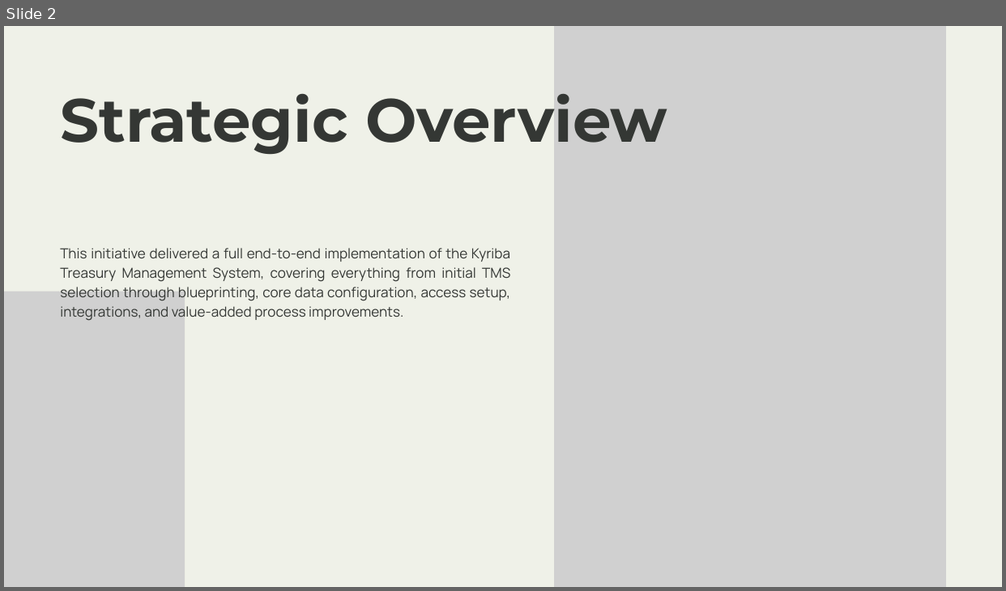
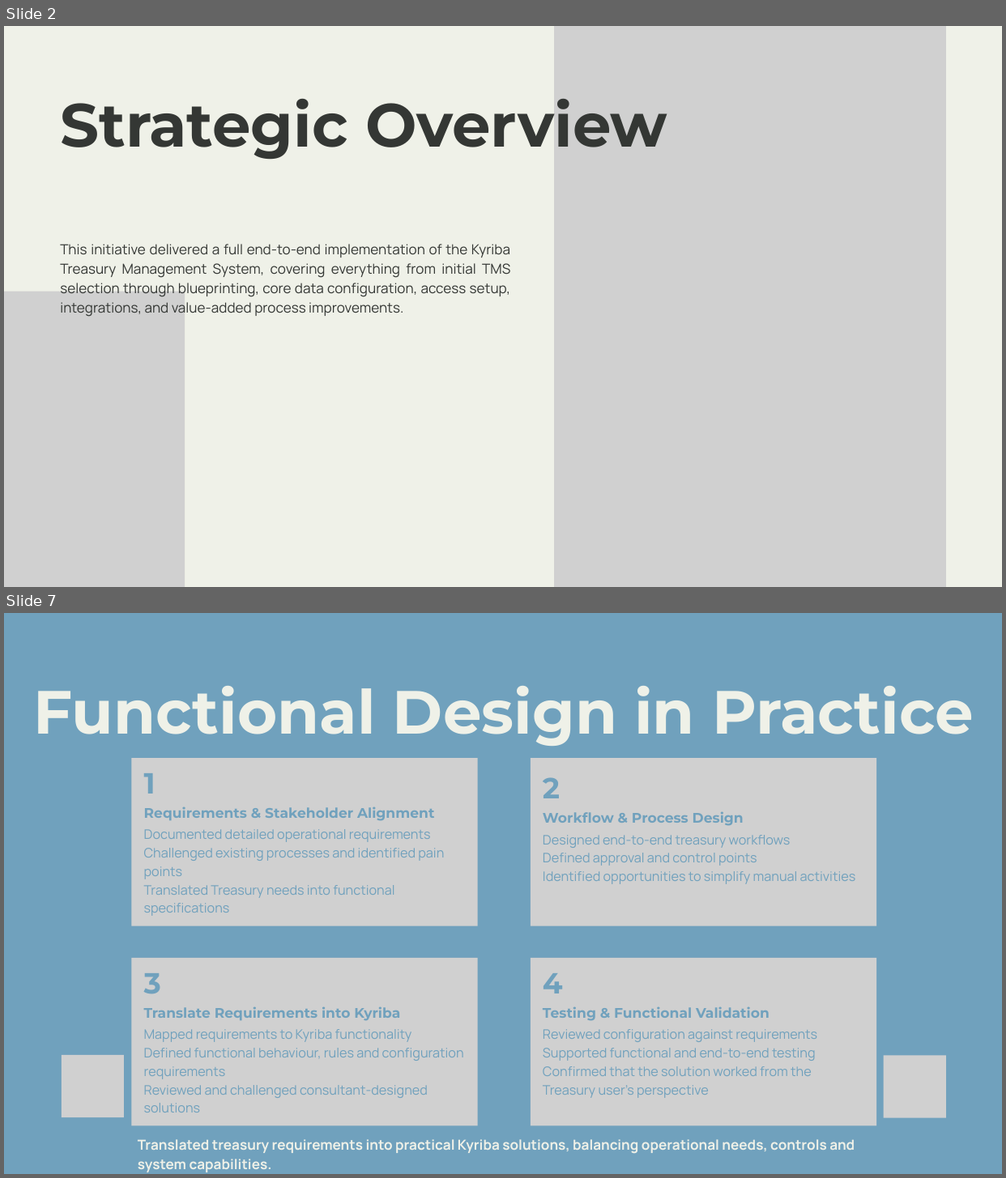
Before and after one commit to sgarciapuga/Work_Portfolio, a slide deck: kyriba-transformation/presentation/kyriba-transformation.pptx. Shown one above the other, each under a label of ours: slide 2 before the commit, slides 2 and 7 after it; the slides between them are not shown. The pictures are 1006x591 and 1006x1178 pixels, drawn with LibreOffice and Linux fonts; fonts in the diff are those of the drawing; grey boxes stand for pictures. Boxes give left, top, right and bottom in pixels: in the first picture for what was removed or moved away, otherwise in the second. Text is boxed around its words. In the diff, an @@ line names an element or a change of style, - is before the commit and + after.

Commit message:
Kyriba presentation

```diff
--- a/kyriba-transformation/presentation/kyriba-transformation.pptx
+++ b/kyriba-transformation/presentation/kyriba-transformation.pptx
@@ slide 7 added at <box>4,613,1002,1174</box>, background #70A1BD @@
@@ text added at <box>34,686,973,746</box>, 88 pt, text #EFF1E8, bold @@
+Functional Design in Practice
@@ picture added at <box>132,758,478,926</box> @@
@@ picture added at <box>530,758,876,926</box> @@
@@ text added at <box>144,773,155,794</box>, 42 pt, text #70A1BD, bold @@
+1
@@ text added at <box>464,771,481,807</box>, 42 pt, text #70A1BD, bold @@
+2
@@ text added at <box>543,777,560,798</box>, 42 pt, text #70A1BD, bold @@
+2
@@ text added at <box>144,807,434,821</box>, 20 pt, text #70A1BD, bold @@
+Requirements & Stakeholder Alignment
@@ text added at <box>144,829,444,916</box>, 19 pt, text #70A1BD @@
+Documented detailed operational requirements
+Challenged existing processes and identified pain points
+Translated Treasury needs into functional specifications
@@ text added at <box>543,811,744,826</box>, 20 pt, text #70A1BD, bold @@
+Workflow & Process Design
@@ text added at <box>543,835,856,884</box>, 19 pt, text #70A1BD @@
+Designed end-to-end treasury workflows
+Defined approval and control points
+Identified opportunities to simplify manual activities
@@ picture added at <box>132,958,478,1126</box> @@
@@ text added at <box>144,973,161,995</box>, 42 pt, text #70A1BD, bold @@
+3
@@ picture added at <box>530,958,876,1126</box> @@
@@ text added at <box>543,973,563,994</box>, 42 pt, text #70A1BD, bold @@
+4
@@ text added at <box>144,1007,400,1021</box>, 20 pt, text #70A1BD, bold @@
+Translate Requirements into Kyriba
@@ text added at <box>543,1007,769,1021</box>, 20 pt, text #70A1BD, bold @@
+Testing & Functional Validation
@@ text added at <box>144,1029,464,1113</box>, 19 pt, text #70A1BD @@
+Mapped requirements to Kyriba functionality
+Defined functional behaviour, rules and configuration requirements
+Reviewed and challenged consultant-designed solutions
@@ text added at <box>543,1029,817,1098</box>, 19 pt, text #70A1BD @@
+Reviewed configuration against requirements
+Supported functional and end-to-end testing
+Confirmed that the solution worked from the Treasury user's perspective
@@ picture added at <box>62,1055,124,1118</box> @@
@@ picture added at <box>883,1055,945,1118</box> @@
@@ text added at <box>138,1139,854,1173</box>, 20 pt, text #EFF1E8, bold @@
+Translated treasury requirements into practical Kyriba solutions, balancing operational needs, controls and system capabilities.
@@ slide 2 changed as well @@
@@ text "Strategic Overview": place and size @@
-text "Strategic Overview" at <box>60,93,667,154</box>
+text "Strategic Overview" at <box>60,98,667,159</box>
@@ text "This initiative delivered a full ...": place and size @@
-text "This initiative delivered a full ..." at <box>60,248,510,321</box>
+text "This initiative delivered a full ..." at <box>60,244,510,317</box>
```
Also in this commit, not shown: 1 other slide changed, 16 other slides added, 12 slides removed, 3 other files.
